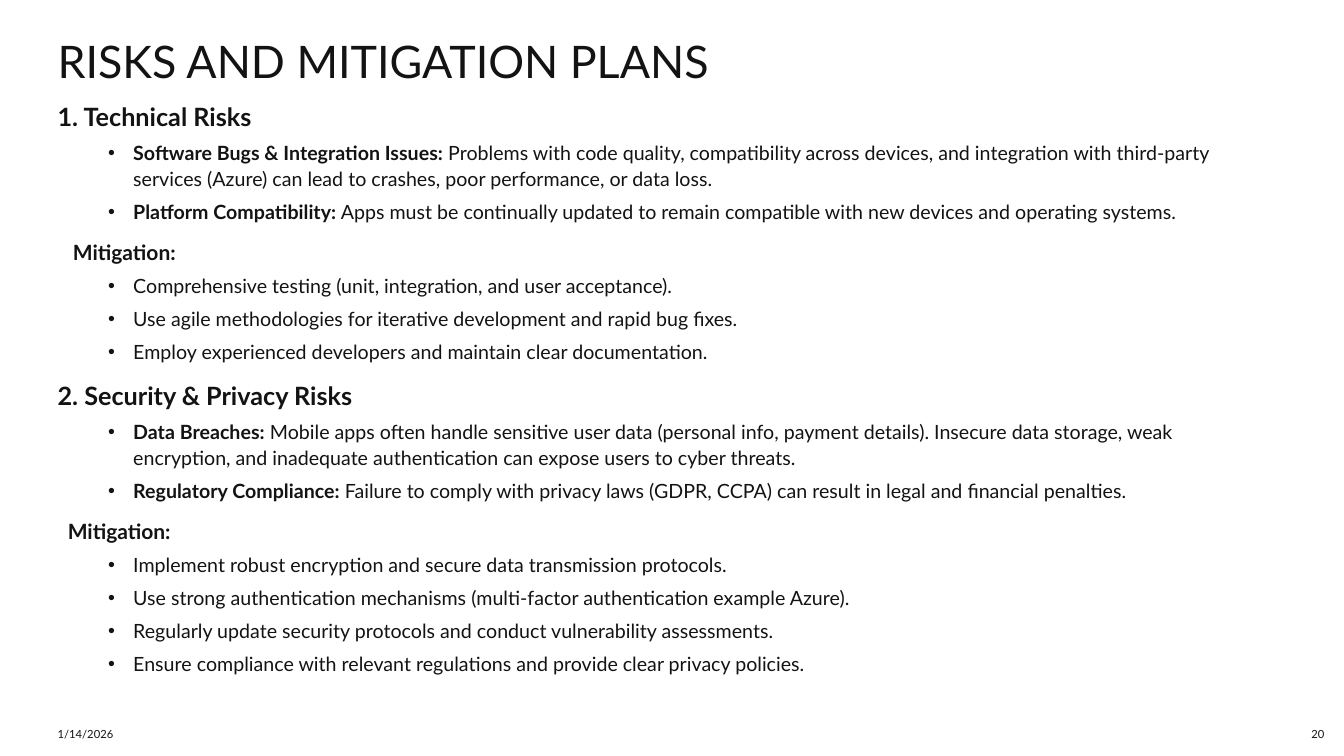
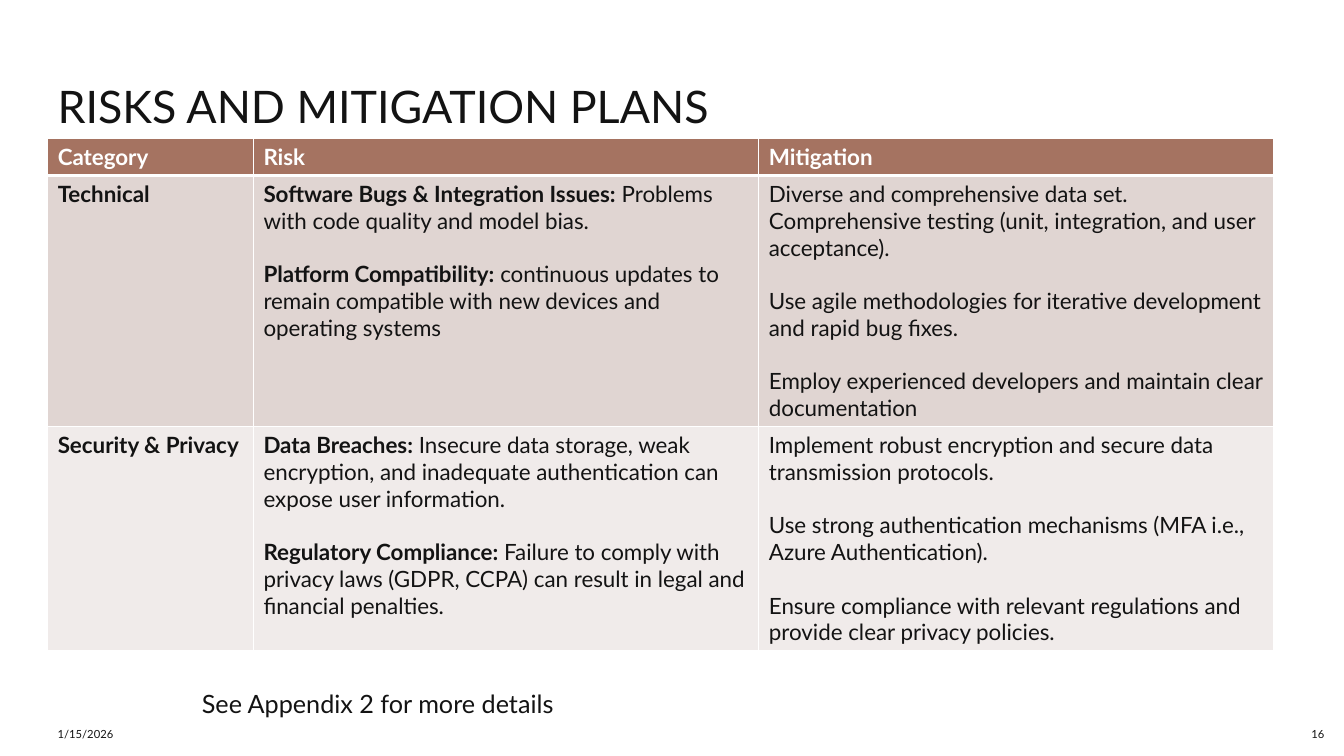
Before and after one commit to pajeeokoth/fashion-insta, a slide deck: slide 16 of Fashion-insta.pptx (slide 20 before the commit). Drawn at 1344x756 pixels with LibreOffice and Linux fonts; fonts in the diff are those of the drawing. Boxes give left, top, right and bottom in pixels: in the first picture for what was removed or moved away, otherwise in the second. Text is boxed around its words. In the diff, an @@ line names an element or a change of style, - is before the commit and + after.

```diff
--- a/Fashion-insta.pptx
+++ b/Fashion-insta.pptx
@@ title "RISKS AND MITIGATION PLANS": place and size @@
-title "RISKS AND MITIGATION PLANS" at [58, 45, 709, 79]
+title "RISKS AND MITIGATION PLANS" at [58, 90, 709, 124]
@@ text removed at [58, 107, 1210, 675] @@
-1. Technical Risks
-    • Software Bugs & Integration Issues: Problems with code quality, compatibility across devices, and integration with third-party services (Azure) can lead to crashes, poor performance, or data loss.
-    • Platform Compatibility: Apps must be continually updated to remain compatible with new devices and operating systems.
-Mitigation:
-    • Comprehensive testing (unit, integration, and user acceptance).
-    • Use agile methodologies for iterative development and rapid bug fixes.
-    • Employ experienced developers and maintain clear documentation.
-2. Security & Privacy Risks
-    • Data Breaches: Mobile apps often handle sensitive user data (personal info, payment details). Insecure data storage, weak encryption, and inadequate authentication can expose users to cyber threats.
-    • Regulatory Compliance: Failure to comply with privacy laws (GDPR, CCPA) can result in legal and financial penalties.
-Mitigation:
-    • Implement robust encryption and secure data transmission protocols.
-    • Use strong authentication mechanisms (multi-factor authentication example Azure).
-    • Regularly update security protocols and conduct vulnerability assessments.
-    • Ensure compliance with relevant regulations and provide clear privacy policies.
@@ table added at [47, 139, 1273, 653], 3 rows, 3 columns @@
+Category | Risk | Mitigation
+Technical | Software Bugs & Integration Issues: Problems with code quality and model bias. / Platform Compatibility: continuous updates to remain compatible with new devices and operating systems | Diverse and comprehensive data set. / Comprehensive testing (unit, integration, and user acceptance). / Use agile methodologies for iterative development and rapid bug fixes. / Employ experienced developers and maintain clear documentation
+Security & Privacy | Data Breaches: Insecure data storage, weak encryption, and inadequate authentication can expose user information. / Regulatory Compliance: Failure to comply with privacy laws (GDPR, CCPA) can result in legal and financial penalties. | Implement robust encryption and secure data transmission protocols. / Use strong authentication mechanisms (MFA i.e., Azure Authentication). / Ensure compliance with relevant regulations and provide clear privacy policies.
@@ text added at [202, 694, 554, 717], 18 pt, text #131313 @@
+See Appendix 2 for more details
@@ text at [58, 730, 114, 739]: text changed @@
-1/14/2026
+1/15/2026
@@ page number at [1311, 730, 1324, 738]: text changed @@
-20
+16
```
Also in this commit, not shown: 18 other slides changed, 4 slides added, 6 slides removed, 1 other file.
